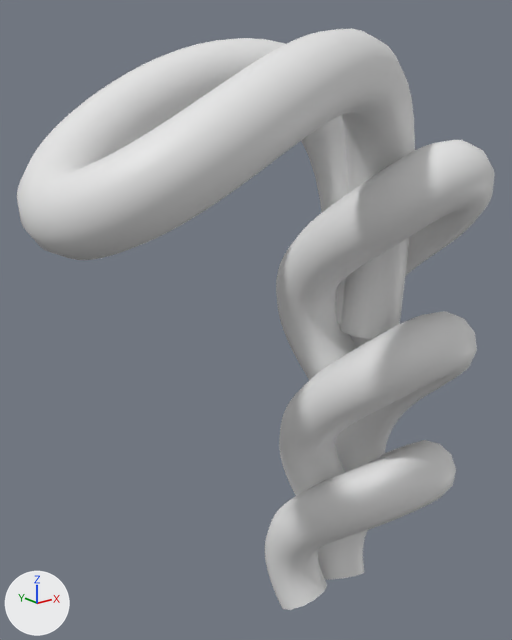
Two versions of the Blender file src/models/assets/half-double-crochet.blend, one commit apart.
Camera for both pictures: a 50 mm camera at (-0.0086, -0.024, 0.0266) aimed at (0.01, -0.0007, 0.0173). The axes (+X, +Y, +Z) are drawn at lower left. The lights are the same throughout.

Before the edit, the objects in view are built like this:
```python
ob_halfdouble = bpy.data.objects.new('HalfDouble', cu_halfdouble_002)
ob_halfdouble.location = (0.0, 0.0, 0.0)
```
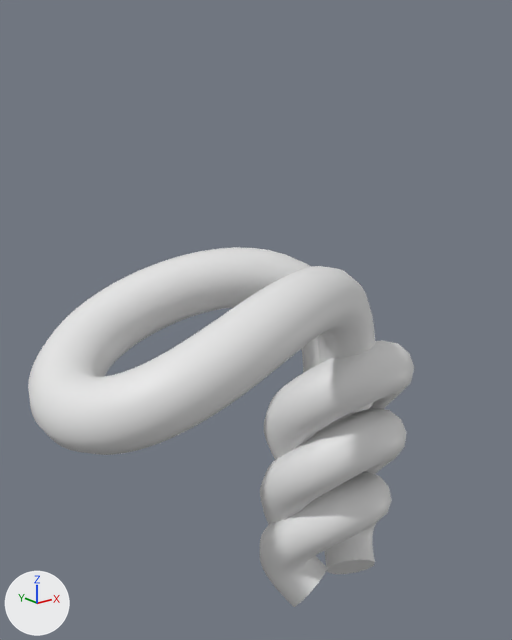
What differs and where, as boxes [x1, y1, x2, y2] in the pictures (512 x 640 px):
'HalfDouble', reshaped, rescaled (19% narrower, 38% shorter): before [17, 28, 495, 610]; after [28, 247, 414, 607]

Patch to the scene script:
```diff
--- a/src/models/assets/half-double-crochet.blend.py
+++ b/src/models/assets/half-double-crochet.blend.py
@@ cu_halfdouble_002 @@
 _sp = cu_halfdouble_002.splines.new('NURBS'); _sp.points.add(6)
-_sp.points.foreach_set('co', [0.0155, -0.00242, 0.0161, 1.0, 0.0165, -0.00272, 0.0309, 1.0, 0.00338, -0.00968, 0.0261, 1.0, -0.00208, -0.00248, 0.0195, 1.0, 0.00323, 0.00408, 0.0261, 1.0, 0.0163, -0.00157, 0.0309, 1.0, 0.0155, -0.00115, 0.0165, 1.0])
+_sp.points.foreach_set('co', [0.0158, -0.00081, 0.012, 1.0, 0.0161, -0.000758, 0.0206, 1.0, 0.00341, -0.00807, 0.0182, 1.0, -0.00125, -0.000408, 0.0126, 1.0, 0.00343, 0.00639, 0.0183, 1.0, 0.0162, -0.000306, 0.0206, 1.0, 0.0158, 0.000465, 0.0121, 1.0])
 _sp.order_u = 5
@@ cu_halfdouble_002 @@
 _sp = cu_halfdouble_002.splines.new('NURBS'); _sp.points.add(6)
-_sp.points.foreach_set('co', [0.0138, -0.000214, 0.000755, 1.0, 0.0131, 0.00184, 0.00442, 1.0, 0.0125, -0.00412, 0.00829, 1.0, 0.0163, -0.00723, 0.0114, 1.0, 0.0191, -0.00409, 0.00835, 1.0, 0.0174, 0.00171, 0.00458, 1.0, 0.0164, -0.00034, 0.000855, 1.0])
+_sp.points.foreach_set('co', [0.0142, -0.000214, 0.00106, 1.0, 0.0132, 0.00184, 0.0027, 1.0, 0.0127, -0.0000907, 0.00502, 1.0, 0.0156, -0.0032, 0.00754, 1.0, 0.0193, -0.0000599, 0.0052, 1.0, 0.0185, 0.00171, 0.00281, 1.0, 0.0173, -0.00034, 0.000994, 1.0])
 _sp.order_u = 5
@@ cu_halfdouble_002 @@
 _sp = cu_halfdouble_002.splines.new('NURBS'); _sp.points.add(6)
-_sp.points.foreach_set('co', [0.0146, -0.00129, 0.00665, 1.0, 0.0134, 0.00156, 0.0106, 1.0, 0.0122, -0.00521, 0.0149, 1.0, 0.0156, -0.00752, 0.0183, 1.0, 0.019, -0.00509, 0.0148, 1.0, 0.0181, 0.0014, 0.0105, 1.0, 0.0166, -0.00135, 0.00631, 1.0])
+_sp.points.foreach_set('co', [0.0144, 0.00113, 0.00433, 1.0, 0.0132, 0.00156, 0.00687, 1.0, 0.0123, -0.00117, 0.00892, 1.0, 0.0156, -0.00349, 0.012, 1.0, 0.0195, -0.00106, 0.00904, 1.0, 0.0183, 0.0014, 0.00709, 1.0, 0.0166, 0.00107, 0.00433, 1.0])
 _sp.order_u = 5
@@ cu_halfdouble_002 @@
 _sp = cu_halfdouble_002.splines.new('NURBS'); _sp.points.add(6)
-_sp.points.foreach_set('co', [0.015, -0.00166, 0.0133, 1.0, 0.0129, 0.00198, 0.0185, 1.0, 0.0119, -0.0055, 0.0213, 1.0, 0.0155, -0.00762, 0.0264, 1.0, 0.0187, -0.00551, 0.0212, 1.0, 0.0177, 0.00189, 0.0185, 1.0, 0.0161, -0.00178, 0.0135, 1.0])
+_sp.points.foreach_set('co', [0.0144, 0.00032, 0.00859, 1.0, 0.0133, 0.00156, 0.0104, 1.0, 0.0124, -0.00117, 0.0131, 1.0, 0.016, -0.00349, 0.015, 1.0, 0.0196, -0.00106, 0.0132, 1.0, 0.0185, 0.0014, 0.0107, 1.0, 0.0167, 0.000263, 0.00859, 1.0])
 _sp.order_u = 5
@@ ob_halfdouble @@
 ob_halfdouble.location = (0.0, 0.0, 0.0)
+ob_halfdouble.scale = (1.0, 1.0, 0.991)
```
